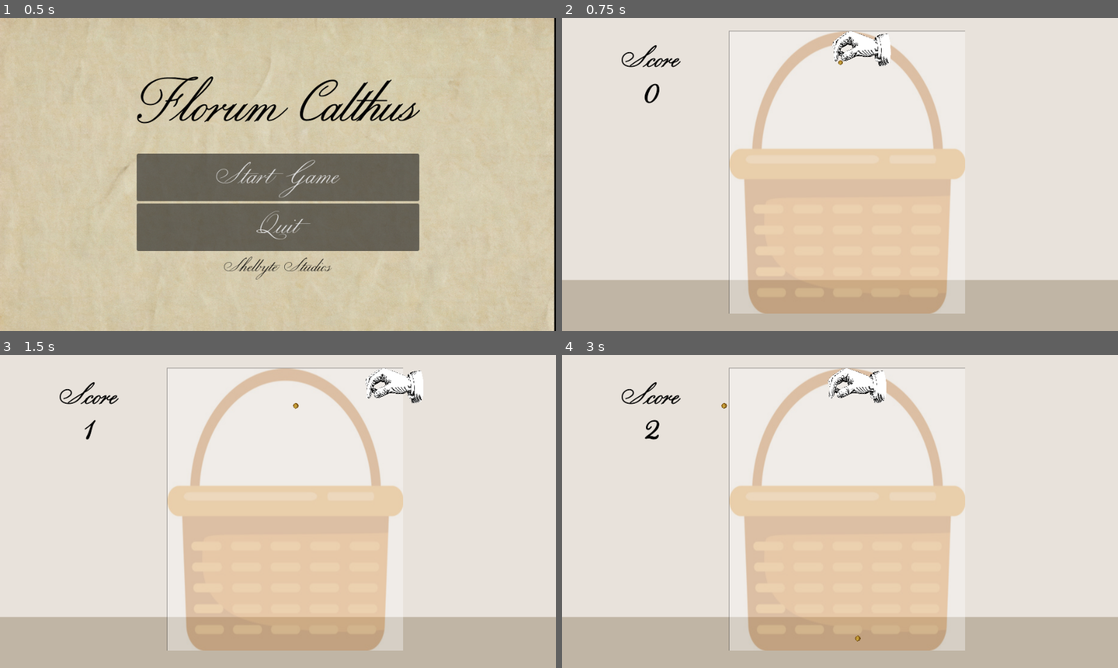
Above: before the commit, frames 1-4 (two rows, left to right).
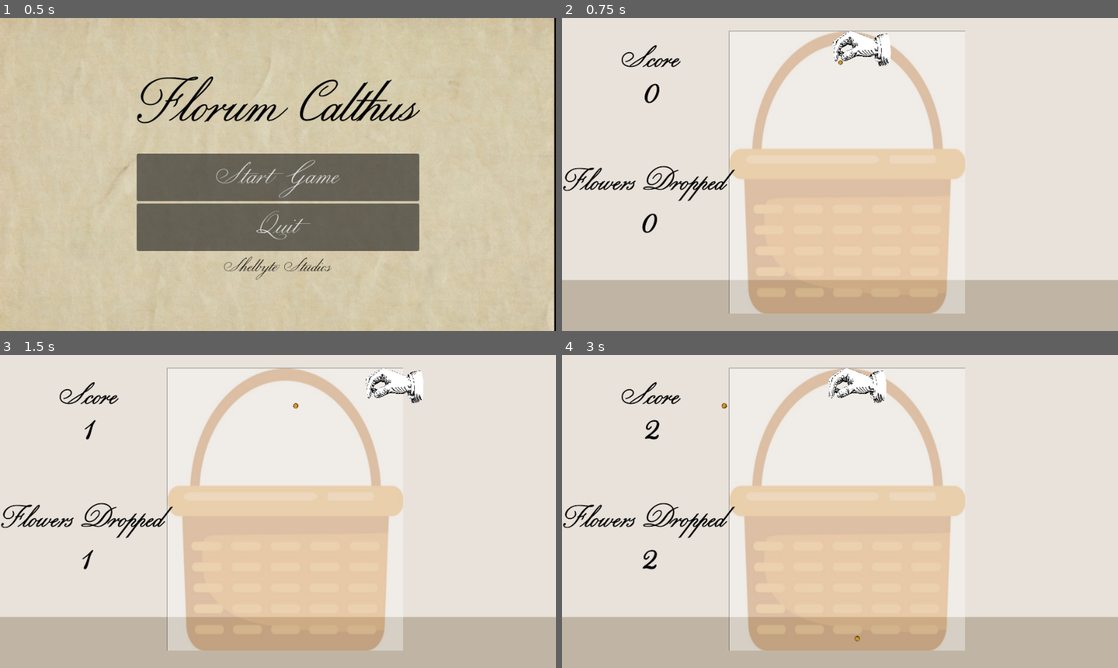
Above: after the commit, the same moments.

Repository: ClebMartin/GMTKGameJam2025
Game: Godot game, scene res://scenes/mainMenu.tscn
Two runs of this game, one before a commit and one after it. Both use one fixed random seed, a clock stepped at 60 frames per second and the inputs below.
Inputs (mouse positions are in pixels of both pictures, inside the frame that each line leads up to):
- Up to frame 1 (0.5 s): no input
- Up to frame 2 (0.75 s): click "Start Game" at 0.5 s
- Up to frame 3 (1.5 s): tap Enter at 1.25 s; move the mouse to (400, 495) at 1.27 s; hold Right (right) from 1.28 s (still down); hold Space (drop) from 1.28 s (still down)
- Up to frame 4 (3 s): move the mouse to (728, 527) at 2.02 s; release Right (right) at 2.03 s; release Space (drop) at 2.03 s; hold Left (left) 2.03-2.78 s; tap Space (drop) at 2.1 s; move the mouse to (895, 442) at 2.77 s; hold Right (right) from 2.78 s (still down); hold Space (drop) from 2.78 s (still down)

Frame 1 is identical in both runs. In frame 2, 0.8% of the frame differs, in the area x 0-32%, y 47-69%; in frame 3, 0.8%; in frame 4, 0.9%, in the area x 0-54%, y 15-92%.

Commit message:
angular velocity and physics updates

Diff:
--- a/gmtk-game-jam-2025/default_bus_layout.tres
+++ b/gmtk-game-jam-2025/default_bus_layout.tres
@@ -1,3 +1,4 @@
 [gd_resource type="AudioBusLayout" format=3 uid="uid://dg0geuy36bpt8"]
 
 [resource]
+bus/0/volume_db = -0.030508
--- a/gmtk-game-jam-2025/scenes/droppables/bluebonnet.tscn
+++ b/gmtk-game-jam-2025/scenes/droppables/bluebonnet.tscn
@@ -4,7 +4,8 @@
 [ext_resource type="Texture2D" uid="uid://br8e7jioko3qp" path="res://assets/sprites/bluebonnet.png" id="1_yx3r5"]
 
 [sub_resource type="PhysicsMaterial" id="PhysicsMaterial_254dx"]
-bounce = 0.2
+friction = 0.8
+bounce = 0.1
 
 [sub_resource type="CapsuleShape2D" id="CapsuleShape2D_p7eyx"]
 radius = 20.0
@@ -12,6 +13,7 @@
 
 [node name="Bluebonnet" type="RigidBody2D"]
 physics_material_override = SubResource("PhysicsMaterial_254dx")
+gravity_scale = 0.7
 max_contacts_reported = 1
 script = ExtResource("1_x183s")
 
--- a/gmtk-game-jam-2025/scenes/droppables/bluebonnet_prestige.tscn
+++ b/gmtk-game-jam-2025/scenes/droppables/bluebonnet_prestige.tscn
@@ -5,7 +5,8 @@
 [ext_resource type="Shader" uid="uid://diacvormsr5mw" path="res://assets/shaders/Moving-Rainbow-Gradient.gdshader" id="2_t1rc8"]
 
 [sub_resource type="PhysicsMaterial" id="PhysicsMaterial_254dx"]
-bounce = 0.2
+friction = 0.8
+bounce = 0.1
 
 [sub_resource type="ShaderMaterial" id="ShaderMaterial_caujr"]
 shader = ExtResource("2_t1rc8")
@@ -19,6 +20,7 @@
 
 [node name="Bluebonnet_Prestige" type="RigidBody2D"]
 physics_material_override = SubResource("PhysicsMaterial_254dx")
+gravity_scale = 0.7
 max_contacts_reported = 1
 script = ExtResource("1_4asr5")
 
--- a/gmtk-game-jam-2025/scenes/droppables/carnation.tscn
+++ b/gmtk-game-jam-2025/scenes/droppables/carnation.tscn
@@ -4,7 +4,8 @@
 [ext_resource type="Texture2D" uid="uid://bw8s21ey2w0or" path="res://assets/sprites/carnation_bottanical.png" id="2_ght7o"]
 
 [sub_resource type="PhysicsMaterial" id="PhysicsMaterial_254dx"]
-bounce = 0.2
+friction = 0.8
+bounce = 0.15
 
 [sub_resource type="CapsuleShape2D" id="CapsuleShape2D_p7eyx"]
 radius = 36.0
@@ -12,7 +13,7 @@
 
 [node name="Carnation" type="RigidBody2D"]
 physics_material_override = SubResource("PhysicsMaterial_254dx")
-gravity_scale = 0.5
+gravity_scale = 0.6
 max_contacts_reported = 1
 angular_velocity = 3.14159
 script = ExtResource("1_ght7o")
--- a/gmtk-game-jam-2025/scenes/droppables/carnation_prestige.tscn
+++ b/gmtk-game-jam-2025/scenes/droppables/carnation_prestige.tscn
@@ -5,7 +5,8 @@
 [ext_resource type="Texture2D" uid="uid://bw8s21ey2w0or" path="res://assets/sprites/carnation_bottanical.png" id="2_lwt0k"]
 
 [sub_resource type="PhysicsMaterial" id="PhysicsMaterial_254dx"]
-bounce = 0.2
+friction = 0.8
+bounce = 0.15
 
 [sub_resource type="ShaderMaterial" id="ShaderMaterial_lwt0k"]
 shader = ExtResource("2_jhy0q")
@@ -19,6 +20,7 @@
 
 [node name="Carnation_Prestige" type="RigidBody2D"]
 physics_material_override = SubResource("PhysicsMaterial_254dx")
+gravity_scale = 0.6
 max_contacts_reported = 1
 script = ExtResource("1_lwt0k")
 
--- a/gmtk-game-jam-2025/scenes/droppables/daisy.tscn
+++ b/gmtk-game-jam-2025/scenes/droppables/daisy.tscn
@@ -4,7 +4,8 @@
 [ext_resource type="Texture2D" uid="uid://daapepie3qhbt" path="res://assets/sprites/daisy.png" id="2_dwdjv"]
 
 [sub_resource type="PhysicsMaterial" id="PhysicsMaterial_254dx"]
-bounce = 0.2
+friction = 0.8
+bounce = 0.15
 
 [sub_resource type="CapsuleShape2D" id="CapsuleShape2D_p7eyx"]
 radius = 30.0
--- a/gmtk-game-jam-2025/scenes/droppables/daisy_prestige.tscn
+++ b/gmtk-game-jam-2025/scenes/droppables/daisy_prestige.tscn
@@ -5,7 +5,8 @@
 [ext_resource type="Texture2D" uid="uid://daapepie3qhbt" path="res://assets/sprites/daisy.png" id="2_olbud"]
 
 [sub_resource type="PhysicsMaterial" id="PhysicsMaterial_254dx"]
-bounce = 0.2
+friction = 0.8
+bounce = 0.15
 
 [sub_resource type="ShaderMaterial" id="ShaderMaterial_xfexa"]
 shader = ExtResource("2_jmblp")
--- a/gmtk-game-jam-2025/scenes/droppables/leaf.tscn
+++ b/gmtk-game-jam-2025/scenes/droppables/leaf.tscn
@@ -4,7 +4,8 @@
 [ext_resource type="Texture2D" uid="uid://coshgaemn2pao" path="res://assets/sprites/leaf.png" id="2_e748q"]
 
 [sub_resource type="PhysicsMaterial" id="PhysicsMaterial_254dx"]
-bounce = 0.2
+friction = 0.6
+bounce = 0.1
 
 [sub_resource type="CapsuleShape2D" id="CapsuleShape2D_p7eyx"]
 radius = 18.0
@@ -12,7 +13,7 @@
 
 [node name="Leaf" type="RigidBody2D"]
 physics_material_override = SubResource("PhysicsMaterial_254dx")
-gravity_scale = 0.5
+gravity_scale = 0.4
 max_contacts_reported = 1
 angular_velocity = 3.14159
 script = ExtResource("1_e748q")
--- a/gmtk-game-jam-2025/scenes/droppables/leaf_prestige.tscn
+++ b/gmtk-game-jam-2025/scenes/droppables/leaf_prestige.tscn
@@ -11,7 +11,8 @@
 shader_parameter/angle = 45.0
 
 [sub_resource type="PhysicsMaterial" id="PhysicsMaterial_bg318"]
-bounce = 0.2
+friction = 0.6
+bounce = 0.1
 
 [sub_resource type="ShaderMaterial" id="ShaderMaterial_2liin"]
 shader = ExtResource("1_cm1w1")
@@ -26,6 +27,7 @@
 [node name="Leaf_Prestige" type="RigidBody2D"]
 material = SubResource("ShaderMaterial_38e6y")
 physics_material_override = SubResource("PhysicsMaterial_bg318")
+gravity_scale = 0.4
 script = ExtResource("2_38e6y")
 
 [node name="Sprite2D" type="Sprite2D" parent="."]
--- a/gmtk-game-jam-2025/scenes/droppables/rose.tscn
+++ b/gmtk-game-jam-2025/scenes/droppables/rose.tscn
@@ -4,7 +4,8 @@
 [ext_resource type="Texture2D" uid="uid://bsghd26ny8bbu" path="res://assets/sprites/rose.png" id="2_62qcp"]
 
 [sub_resource type="PhysicsMaterial" id="PhysicsMaterial_254dx"]
-bounce = 0.2
+friction = 0.85
+bounce = 0.1
 
 [sub_resource type="CapsuleShape2D" id="CapsuleShape2D_p7eyx"]
 radius = 62.0
@@ -12,6 +13,7 @@
 
 [node name="Rose" type="RigidBody2D"]
 physics_material_override = SubResource("PhysicsMaterial_254dx")
+gravity_scale = 0.9
 max_contacts_reported = 1
 script = ExtResource("1_62qcp")
 
--- a/gmtk-game-jam-2025/scenes/droppables/rose_prestige.tscn
+++ b/gmtk-game-jam-2025/scenes/droppables/rose_prestige.tscn
@@ -5,7 +5,8 @@
 [ext_resource type="Shader" uid="uid://diacvormsr5mw" path="res://assets/shaders/Moving-Rainbow-Gradient.gdshader" id="2_mq58x"]
 
 [sub_resource type="PhysicsMaterial" id="PhysicsMaterial_254dx"]
-bounce = 0.2
+friction = 0.85
+bounce = 0.1
 
 [sub_resource type="ShaderMaterial" id="ShaderMaterial_vrfef"]
 shader = ExtResource("2_mq58x")
@@ -19,6 +20,7 @@
 
 [node name="Rose_Prestige" type="RigidBody2D"]
 physics_material_override = SubResource("PhysicsMaterial_254dx")
+gravity_scale = 0.9
 max_contacts_reported = 1
 script = ExtResource("1_ivqlj")
 
--- a/gmtk-game-jam-2025/scenes/droppables/seed.tscn
+++ b/gmtk-game-jam-2025/scenes/droppables/seed.tscn
@@ -4,7 +4,8 @@
 [ext_resource type="Script" uid="uid://cqrco5242e1xq" path="res://scripts/seed.gd" id="1_m4twh"]
 
 [sub_resource type="PhysicsMaterial" id="PhysicsMaterial_254dx"]
-bounce = 0.2
+friction = 0.6
+bounce = 0.25
 
 [sub_resource type="CircleShape2D" id="CircleShape2D_m4twh"]
 radius = 5.0
--- a/gmtk-game-jam-2025/scenes/droppables/seed_prestige.tscn
+++ b/gmtk-game-jam-2025/scenes/droppables/seed_prestige.tscn
@@ -5,7 +5,8 @@
 [ext_resource type="Shader" uid="uid://diacvormsr5mw" path="res://assets/shaders/Moving-Rainbow-Gradient.gdshader" id="4_mvo6q"]
 
 [sub_resource type="PhysicsMaterial" id="PhysicsMaterial_254dx"]
-bounce = 0.2
+friction = 0.6
+bounce = 0.25
 
 [sub_resource type="ShaderMaterial" id="ShaderMaterial_6pygx"]
 shader = ExtResource("4_mvo6q")
--- a/gmtk-game-jam-2025/scenes/droppables/sunflower.tscn
+++ b/gmtk-game-jam-2025/scenes/droppables/sunflower.tscn
@@ -4,7 +4,8 @@
 [ext_resource type="Script" uid="uid://cobwgs1bgy07b" path="res://scripts/sunflower.gd" id="1_mc24c"]
 
 [sub_resource type="PhysicsMaterial" id="PhysicsMaterial_254dx"]
-bounce = 0.2
+friction = 0.9
+bounce = 0.1
 
 [sub_resource type="CapsuleShape2D" id="CapsuleShape2D_p7eyx"]
 radius = 84.0
--- a/gmtk-game-jam-2025/scenes/droppables/sunflower_prestige.tscn
+++ b/gmtk-game-jam-2025/scenes/droppables/sunflower_prestige.tscn
@@ -5,7 +5,8 @@
 [ext_resource type="Shader" uid="uid://diacvormsr5mw" path="res://assets/shaders/Moving-Rainbow-Gradient.gdshader" id="2_ea063"]
 
 [sub_resource type="PhysicsMaterial" id="PhysicsMaterial_254dx"]
-bounce = 0.2
+friction = 0.9
+bounce = 0.1
 
 [sub_resource type="ShaderMaterial" id="ShaderMaterial_no27n"]
 shader = ExtResource("2_ea063")
--- a/gmtk-game-jam-2025/scenes/droppables/tulip.tscn
+++ b/gmtk-game-jam-2025/scenes/droppables/tulip.tscn
@@ -4,7 +4,8 @@
 [ext_resource type="Texture2D" uid="uid://bswcj836i2ytv" path="res://assets/sprites/tulip.png" id="2_qthxr"]
 
 [sub_resource type="PhysicsMaterial" id="PhysicsMaterial_254dx"]
-bounce = 0.2
+friction = 0.85
+bounce = 0.1
 
 [sub_resource type="CapsuleShape2D" id="CapsuleShape2D_p7eyx"]
 radius = 52.0
@@ -12,6 +13,7 @@
 
 [node name="Tulip" type="RigidBody2D"]
 physics_material_override = SubResource("PhysicsMaterial_254dx")
+gravity_scale = 0.8
 max_contacts_reported = 1
 script = ExtResource("1_qthxr")
 
--- a/gmtk-game-jam-2025/scenes/droppables/tulip_prestige.tscn
+++ b/gmtk-game-jam-2025/scenes/droppables/tulip_prestige.tscn
@@ -5,7 +5,8 @@
 [ext_resource type="Shader" uid="uid://diacvormsr5mw" path="res://assets/shaders/Moving-Rainbow-Gradient.gdshader" id="2_x5jhf"]
 
 [sub_resource type="PhysicsMaterial" id="PhysicsMaterial_254dx"]
-bounce = 0.2
+friction = 0.85
+bounce = 0.1
 
 [sub_resource type="ShaderMaterial" id="ShaderMaterial_fg5lo"]
 shader = ExtResource("2_x5jhf")
@@ -19,6 +20,7 @@
 
 [node name="Tulip_Prestige" type="RigidBody2D"]
 physics_material_override = SubResource("PhysicsMaterial_254dx")
+gravity_scale = 0.8
 max_contacts_reported = 1
 script = ExtResource("1_ej7pr")
 
--- a/gmtk-game-jam-2025/scenes/game.tscn
+++ b/gmtk-game-jam-2025/scenes/game.tscn
@@ -38,7 +38,21 @@
 [node name="Camera2D" type="Camera2D" parent="."]
 position = Vector2(480, 272)
 
-[node name="ScoreText" type="Label" parent="."]
+[node name="ScoreGroup" type="Node2D" parent="."]
+
+[node name="ScoreLabel" type="Label" parent="ScoreGroup"]
+offset_left = 7.0
+offset_top = 1.0
+offset_right = 305.0
+offset_bottom = 229.0
+theme_override_colors/font_color = Color(0, 0, 0, 1)
+theme_override_constants/outline_size = 2
+theme_override_fonts/font = ExtResource("4_lbhrr")
+theme_override_font_sizes/font_size = 200
+text = "0"
+horizontal_alignment = 1
+
+[node name="ScoreText" type="Label" parent="ScoreGroup"]
 offset_left = 102.0
 offset_top = 39.0
 offset_right = 204.0
@@ -49,17 +63,30 @@
 theme_override_font_sizes/font_size = 64
 text = "Score"
 
-[node name="ScoreLabel" type="Label" parent="."]
-offset_left = 7.0
-offset_top = 1.0
-offset_right = 305.0
-offset_bottom = 229.0
+[node name="NumFlowerGroup" type="Node2D" parent="."]
+
+[node name="NumFlowerLabel" type="Label" parent="NumFlowerGroup"]
+offset_left = 3.0
+offset_top = 225.0
+offset_right = 301.0
+offset_bottom = 453.0
 theme_override_colors/font_color = Color(0, 0, 0, 1)
 theme_override_constants/outline_size = 2
 theme_override_fonts/font = ExtResource("4_lbhrr")
 theme_override_font_sizes/font_size = 200
 text = "0"
 horizontal_alignment = 1
+
+[node name="NumFlowerText" type="Label" parent="NumFlowerGroup"]
+offset_left = 2.0
+offset_top = 251.0
+offset_right = 284.0
+offset_bottom = 325.0
+theme_override_colors/font_color = Color(0, 0, 0, 1)
+theme_override_constants/outline_size = 2
+theme_override_fonts/font = ExtResource("4_lbhrr")
+theme_override_font_sizes/font_size = 64
+text = "Flowers Dropped"
 
 [node name="BackgroundMusic" parent="." instance=ExtResource("5_iywne")]
 
--- a/gmtk-game-jam-2025/scenes/utils/BackgroundSounds.tscn
+++ b/gmtk-game-jam-2025/scenes/utils/BackgroundSounds.tscn
@@ -6,5 +6,5 @@
 
 [node name="AudioStreamPlayer2D" type="AudioStreamPlayer2D" parent="."]
 stream = ExtResource("1_ec57h")
-volume_db = -1.0
+volume_db = -2.0
 autoplay = true
--- a/gmtk-game-jam-2025/scripts/droppable_base.gd
+++ b/gmtk-game-jam-2025/scripts/droppable_base.gd
@@ -4,6 +4,7 @@
 signal droppable_collided
 
 @export var droppable_id = SUIKA.DROPPABLES
+@onready var _rng = RandomNumberGenerator.new()
 
 var disabled = false
 
@@ -11,6 +12,11 @@
 	contact_monitor = true
 	#maybe the bug is here?
 	max_contacts_reported = 5
+
+	var a_velocity = randi_range(PI/2, PI)
+	self.angular_velocity = a_velocity
+	if randi_range(0, 1) == 0:
+		self.angular_velocity *= -1
 
 func _physics_process(delta: float):
 	var contacts = get_colliding_bodies()
@@ -26,12 +32,13 @@
 				# maybe a dropped flower touches more than one of a collision?
 				if not body.disabled:
 					if droppable_id == body.droppable_id:
-						disabled = true
-						body.disabled = true
-						body.queue_free()
-						# Create next evolution at self.position
-						# Which means, if the sizes of the droppables
-						# are unbalanced, game might look funky
-						droppable_collided.emit(position, droppable_id)
-						queue_free()
+						if not disabled: # have to check if original is disabled, else, other droppables would change too
+							disabled = true
+							body.disabled = true
+							body.queue_free()
+							# Create next evolution at self.position
+							# Which means, if the sizes of the droppables
+							# are unbalanced, game might look funky
+							droppable_collided.emit(position, droppable_id)
+							queue_free()
 			pass
--- a/gmtk-game-jam-2025/scripts/game.gd
+++ b/gmtk-game-jam-2025/scripts/game.gd
@@ -21,9 +21,14 @@
 
 var _droppable_list = [_seed_scene, _leaf_scene, _daisy_scene, _carnation_scene, _bluebonnet_scene, _tulip_scene, _rose …(219 unchanged characters)…
 
-@onready var ScoreLabel = $ScoreLabel
+@onready var ScoreLabel = $ScoreGroup/ScoreLabel
 var _score = 0
 var _drop_value = 1 # score addition for everytime you successfully drop a droppable
+
+@onready var NumFlowerLabel = $NumFlowerGroup/NumFlowerLabel
+var _num_flowers_dropped = 0
+
+@onready var _rng = RandomNumberGenerator.new()
 
 func _ready() -> void:
 	ScoreLabel.text = str(_score)
@@ -34,17 +39,19 @@
 		print("Do we show a pause menu?")
 	# if _waiting_to_spawn:
 
-func _spawn_droppable(pos, droppable_id):
+func _spawn_droppable(pos, droppable_id, rot = 0):
 	_current_droppable = _droppable_list[droppable_id].instantiate()
 	add_child(_current_droppable)
 	# _current_droppable.droppable_collided.connect(_spawn_next_evolution)
 	_current_droppable.droppable_collided.connect(_spawn_next_evolution)
 	_current_droppable.position = pos
+	_current_droppable.rotation = rot
 
 func _on_player_dropped_droppable(pos, droppable_id) -> void:
 	# when player immediately drops a flower
 	_spawn_droppable(pos, droppable_id)
 	_set_score(_drop_value)
+	_increment_num_flowers_dropped()
 
 func _spawn_next_evolution(position, droppable_id):
 	# This is where the check happens to increase to next evolution
@@ -53,14 +60,20 @@
 	# into Bumblebee, etc.
 	var droppable_id_to_spawn = droppable_id + 1
 
+	# droppable multiplier set here
+
 	# If prestiged sunflower combine, created normal prestiged seed
 	# LOOOOOOOOOOOOOOOOOOOOOOOOOP
 	if droppable_id_to_spawn >= 15:
 		droppable_id_to_spawn = 8
 
-	_spawn_droppable(position, droppable_id_to_spawn)
+	# Make Spawnable rotated on instantiate
+	var rotate = _rng.randi_range(0, 60)
+	if _rng.randi_range(0, 1) == 0:
+		rotate *= -1
+
+	_spawn_droppable(position, droppable_id_to_spawn, rotate)
 	_set_score(_get_droppable_value(droppable_id_to_spawn))
-
 
 func _get_score():
 	return _score
@@ -68,7 +81,6 @@
 func _set_score(value):
 	_score += value
 	ScoreLabel.text = str(_score)
-	print(_get_score())
 
 func _reset_score():
 	# This isn't called anywhere yet
@@ -94,3 +106,14 @@
 		10000 # sunflower_p
 	]
 	return scoreArray[id]
+
+func _get_num_flowers_dropped():
+	return _num_flowers_dropped
+
+func _increment_num_flowers_dropped():
+	_num_flowers_dropped += 1
+	NumFlowerLabel.text = str(_num_flowers_dropped)
+
+func _reset_num_flowers_dropped():
+	#Not using this yet, unless we need to clean up
+	_num_flowers_dropped = 0
